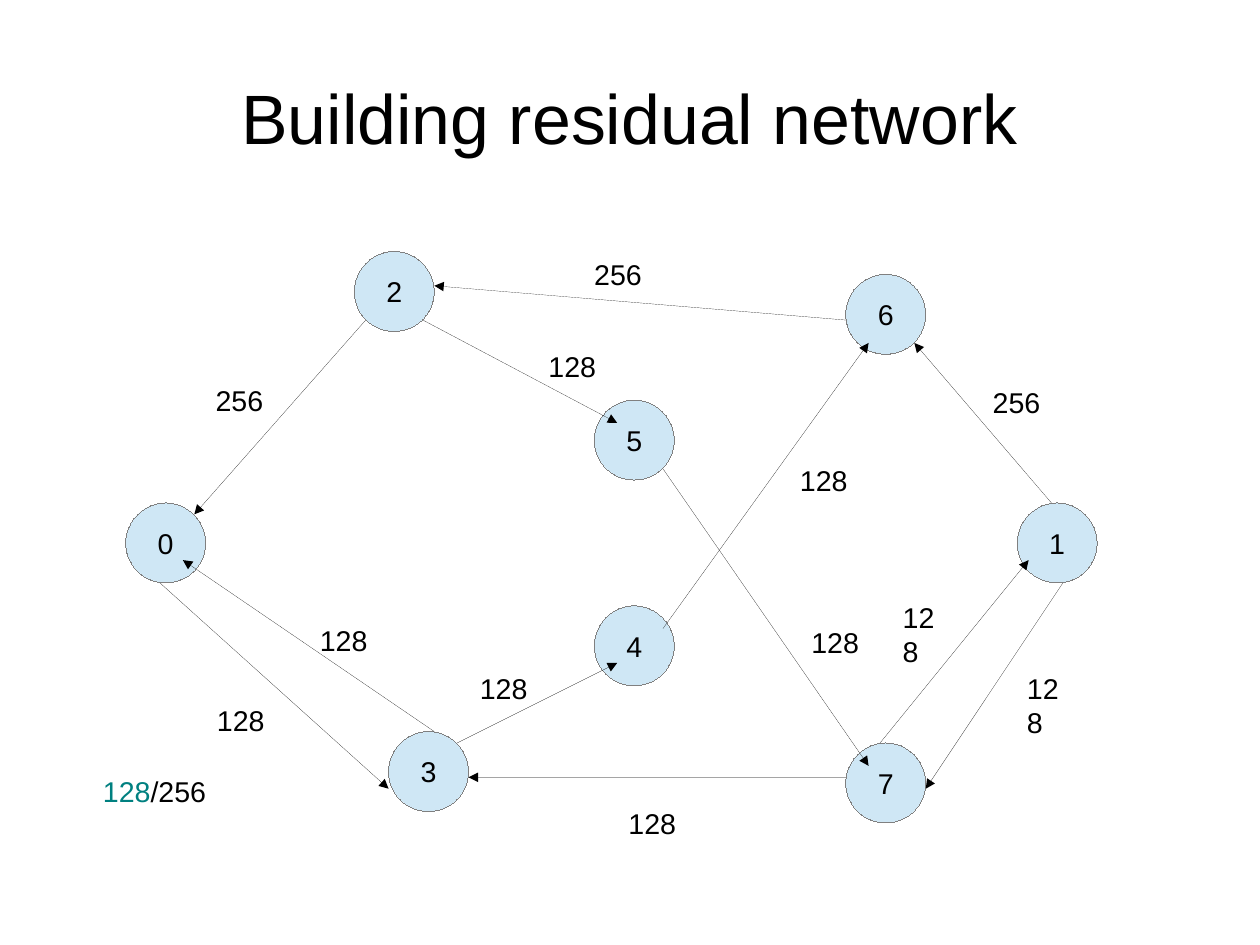
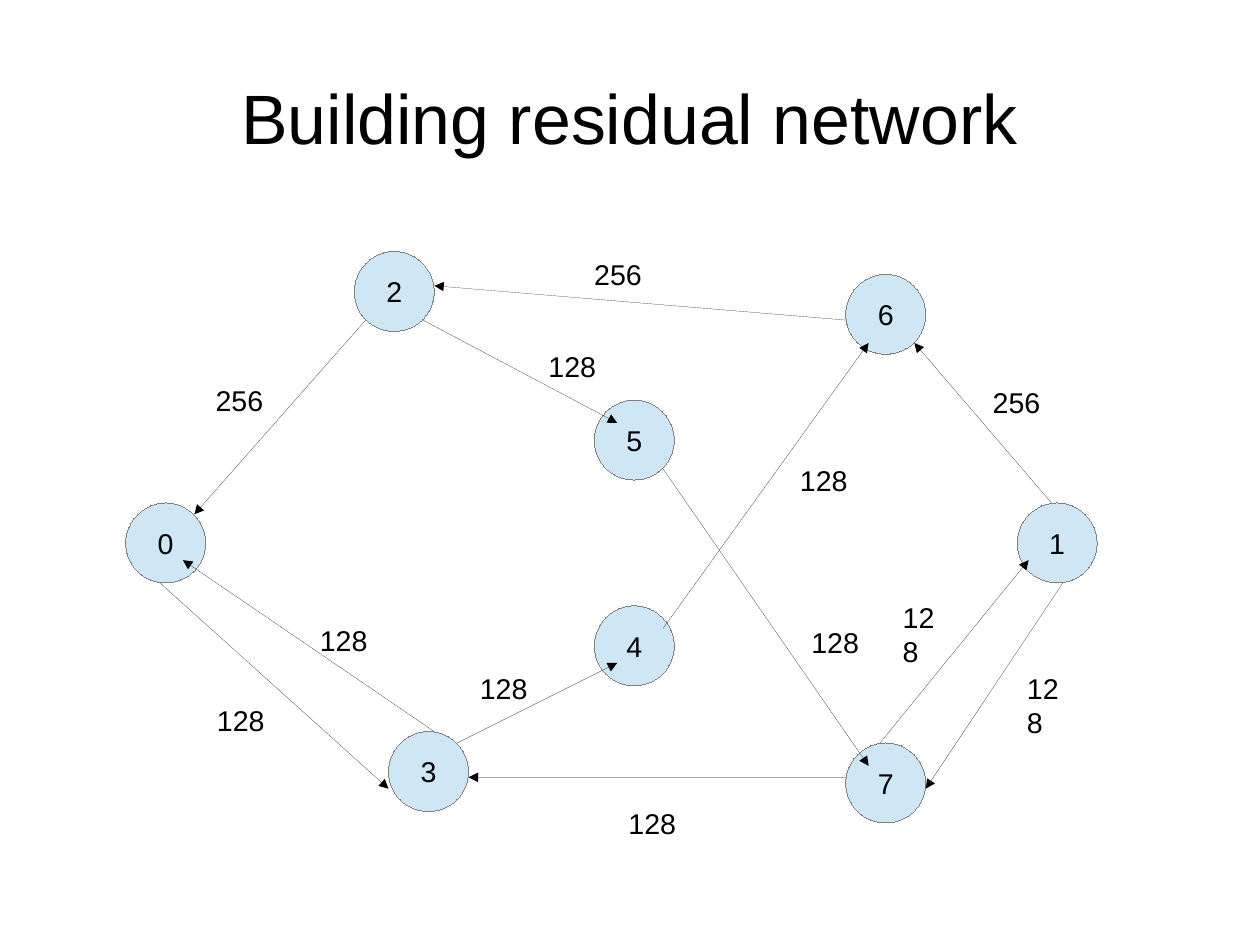
Before and after one commit to gosom/MaximumFlowMPM, a slide deck: slide 19 of slides/mpm.odp. Drawn at 1260x945 pixels with LibreOffice and Linux fonts; fonts in the diff are those of the drawing. Boxes give left, top, right and bottom in pixels: in the first picture for what was removed or moved away, otherwise in the second. Text is boxed around its words. In the diff, an @@ line names an element or a change of style, - is before the commit and + after.

```diff
--- a/slides/mpm.odp
+++ b/slides/mpm.odp
@@ text removed at (x1=103, y1=781, x2=206, y2=803) @@
-128/256
```
Also in this commit, not shown: 10 other slides changed, 3 other files.
